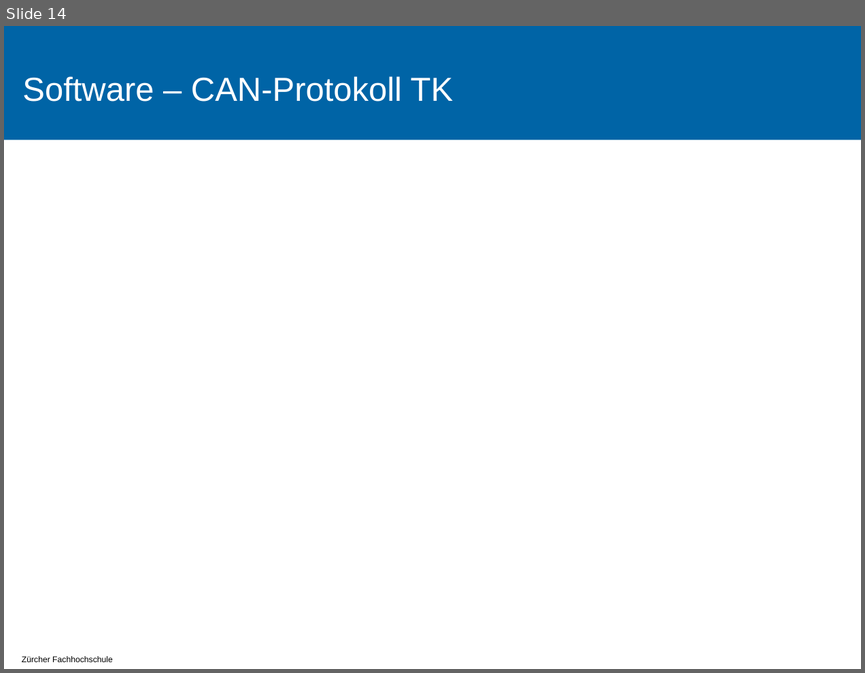
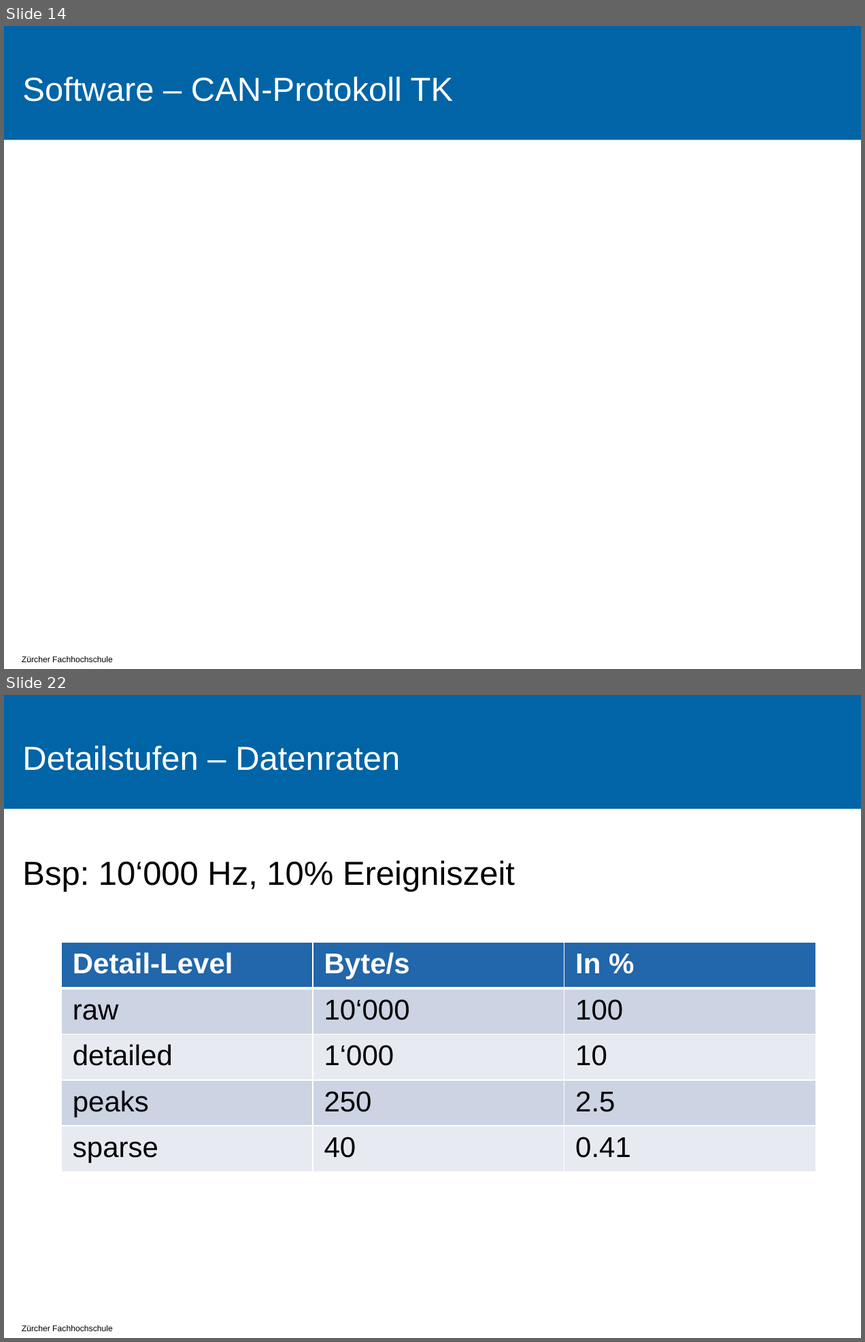
Before and after one commit to tokeller/WeKeBA, a slide deck: 9001_Praesentation/Praesentation.pptx. Shown one above the other, each under a label of ours: slide 14 before the commit, slides 14 and 22 after it; the slides between them are not shown. The pictures are 865x673 and 865x1342 pixels, drawn with LibreOffice and Linux fonts; fonts in the diff are those of the drawing; background and template pictures are left out. Boxes give left, top, right and bottom in pixels: in the first picture for what was removed or moved away, otherwise in the second. Text is boxed around its words. In the diff, an @@ line names an element or a change of style, - is before the commit and + after.

```diff
--- a/9001_Praesentation/Praesentation.pptx
+++ b/9001_Praesentation/Praesentation.pptx
@@ slide 22 added at [4,695,861,1338], background #FFFFFF; not listed: 2 template elements that a slide beside it also shows @@
@@ title added at [22,745,400,770], 28 pt, text #FFFFFF @@
+Detailstufen – Datenraten
@@ text added at [22,860,515,892], 28 pt, text #000000 @@
+Bsp: 10‘000 Hz, 10% Ereigniszeit
@@ table added at [61,942,815,1172], 5 rows, 3 columns @@
+Detail-Level | Byte/s | In %
+raw | 10‘000 | 100
+detailed | 1‘000 | 10
+peaks | 250 | 2.5
+sparse | 40 | 0.41
```
Also in this commit, not shown: 4 slides changed, 8 other slides added, 1 slide removed.
